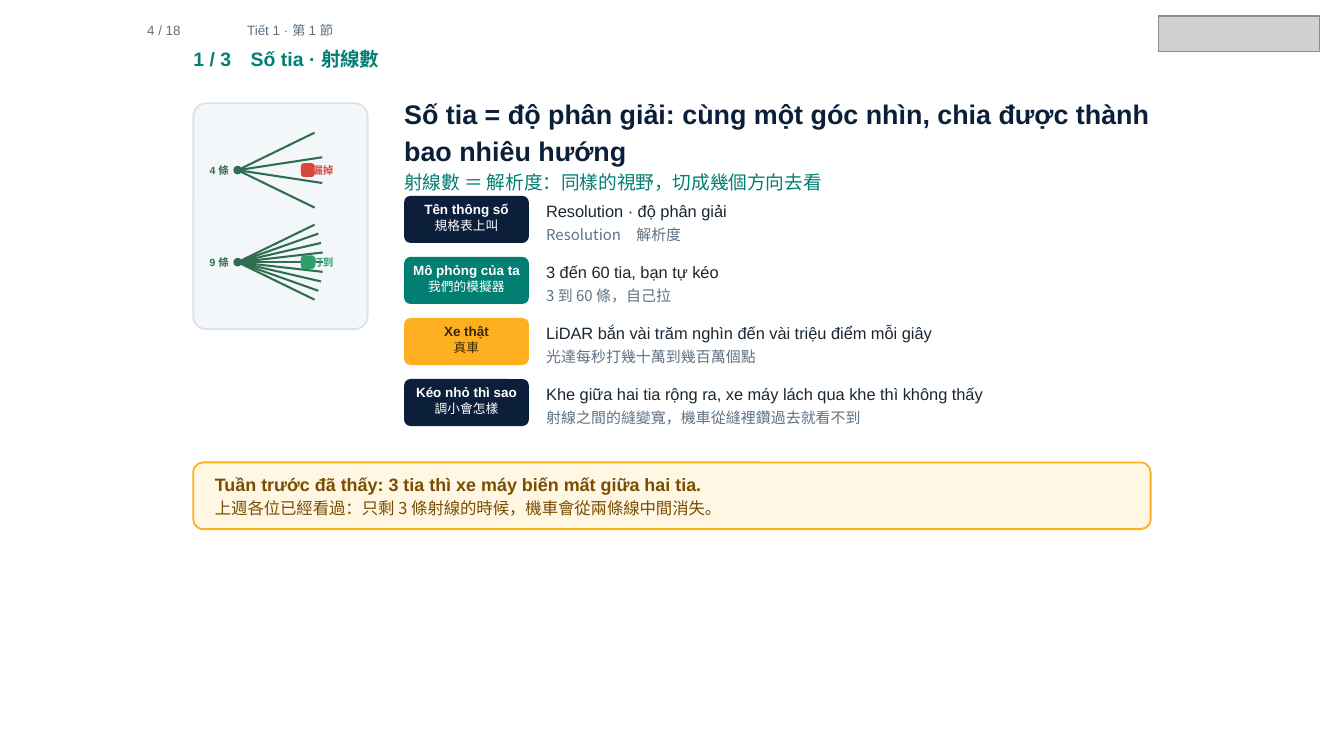
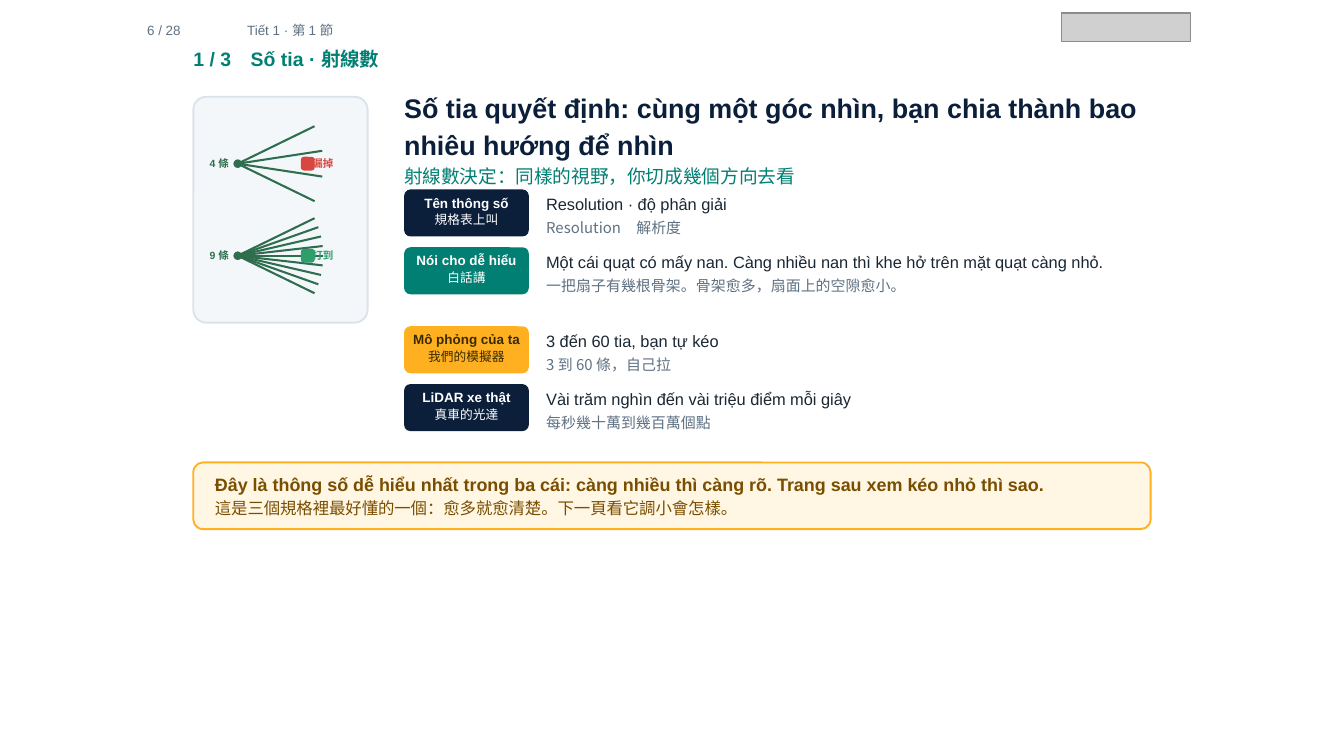
Before and after one commit to ch-neural/MITUST-Principles-of-Self-Driving-Cars, a slide deck: slide 6 of 第四週(10-01)/第四週_第1節_簡報.pptx (slide 4 before the commit). Drawn at 1344x756 pixels with LibreOffice and Linux fonts; fonts in the diff are those of the drawing; grey boxes stand for pictures. Boxes give left, top, right and bottom in pixels: in the first picture for what was removed or moved away, otherwise in the second. Text is boxed around its words. In the diff, an @@ line names an element or a change of style, - is before the commit and + after.

```diff
--- a/第四週(10-01)/第四週_第1節_簡報.pptx
+++ b/第四週(10-01)/第四週_第1節_簡報.pptx
@@ text at bbox=[147, 25, 181, 35]: text changed @@
-4 / 18
+6 / 28
@@ picture: place and size @@
-picture at bbox=[1159, 16, 1320, 52]
+picture at bbox=[1062, 13, 1191, 42]
@@ text at bbox=[404, 97, 1137, 185]: text changed @@
-Số tia = độ phân giải: cùng một góc nhìn, chia được thành bao nhiêu hướng
-射線數 ＝ 解析度：同樣的視野，切成幾個方向去看
+Số tia quyết định: cùng một góc nhìn, bạn chia thành bao nhiêu hướng để nhìn
+射線數決定：同樣的視野，你切成幾個方向去看
@@ 13 lines, 6 texts, 4 rounded rectangles, 2 ellipses: place and size @@
-13 lines, 6 texts, 4 rounded rectangles, 2 ellipses at bbox=[194, 103, 726, 329]
+13 lines, 6 texts, 4 rounded rectangles, 2 ellipses at bbox=[194, 97, 726, 323]
@@ rounded rectangle: place and size @@
-rounded rectangle at bbox=[405, 257, 530, 304]
+rounded rectangle at bbox=[405, 247, 530, 294]
@@ text added at bbox=[416, 255, 517, 283], 7.2 pt, text #FFFFFF, bold @@
+Nói cho dễ hiểu
+白話講
@@ text added at bbox=[546, 255, 1103, 293], 8.8 pt, text #1A2733 @@
+Một cái quạt có mấy nan. Càng nhiều nan thì khe hở trên mặt quạt càng nhỏ.
+一把扇子有幾根骨架。骨架愈多，扇面上的空隙愈小。
@@ rounded rectangle: place and size @@
-rounded rectangle at bbox=[405, 319, 530, 366]
+rounded rectangle at bbox=[405, 327, 530, 374]
@@ text "3 đến 60 tia, bạn ...": place and size @@
-text "3 đến 60 tia, bạn ..." at bbox=[546, 265, 718, 303]
+text "3 đến 60 tia, bạn ..." at bbox=[546, 334, 718, 372]
@@ text "Mô phỏng của ta": place and size @@
-text "Mô phỏng của ta" at bbox=[413, 265, 520, 292]
+text "Mô phỏng của ta" at bbox=[413, 334, 520, 362]
@@ text "Mô phỏng của ta" at bbox=[413, 334, 520, 362]: text colour #FFFFFF to #3A2A00 @@
@@ rounded rectangle: place and size @@
-rounded rectangle at bbox=[405, 379, 530, 426]
+rounded rectangle at bbox=[405, 384, 530, 431]
@@ text removed at bbox=[416, 387, 517, 414] @@
-Kéo nhỏ thì sao
-調小會怎樣
@@ text removed at bbox=[546, 387, 983, 425] @@
-Khe giữa hai tia rộng ra, xe máy lách qua khe thì không thấy
-射線之間的縫變寬，機車從縫裡鑽過去就看不到
@@ text at bbox=[422, 392, 511, 420]: text changed; text colour #3A2A00 to #FFFFFF @@
-Xe thật
-真車
+LiDAR xe thật
+真車的光達
@@ text at bbox=[546, 392, 851, 429]: text changed @@
-LiDAR bắn vài trăm nghìn đến vài triệu điểm mỗi giây
-光達每秒打幾十萬到幾百萬個點
+Vài trăm nghìn đến vài triệu điểm mỗi giây
+每秒幾十萬到幾百萬個點
@@ text at bbox=[215, 477, 1044, 516]: text changed @@
-Tuần trước đã thấy: 3 tia thì xe máy biến mất giữa hai tia.
-上週各位已經看過：只剩 3 條射線的時候，機車會從兩條線中間消失。
+Đây là thông số dễ hiểu nhất trong ba cái: càng nhiều thì càng rõ. Trang sau xem kéo nhỏ thì sao.
+這是三個規格裡最好懂的一個：愈多就愈清楚。下一頁看它調小會怎樣。
```
Also in this commit, not shown: 15 other slides changed, 12 slides added, 2 slides removed, 3 other files.
